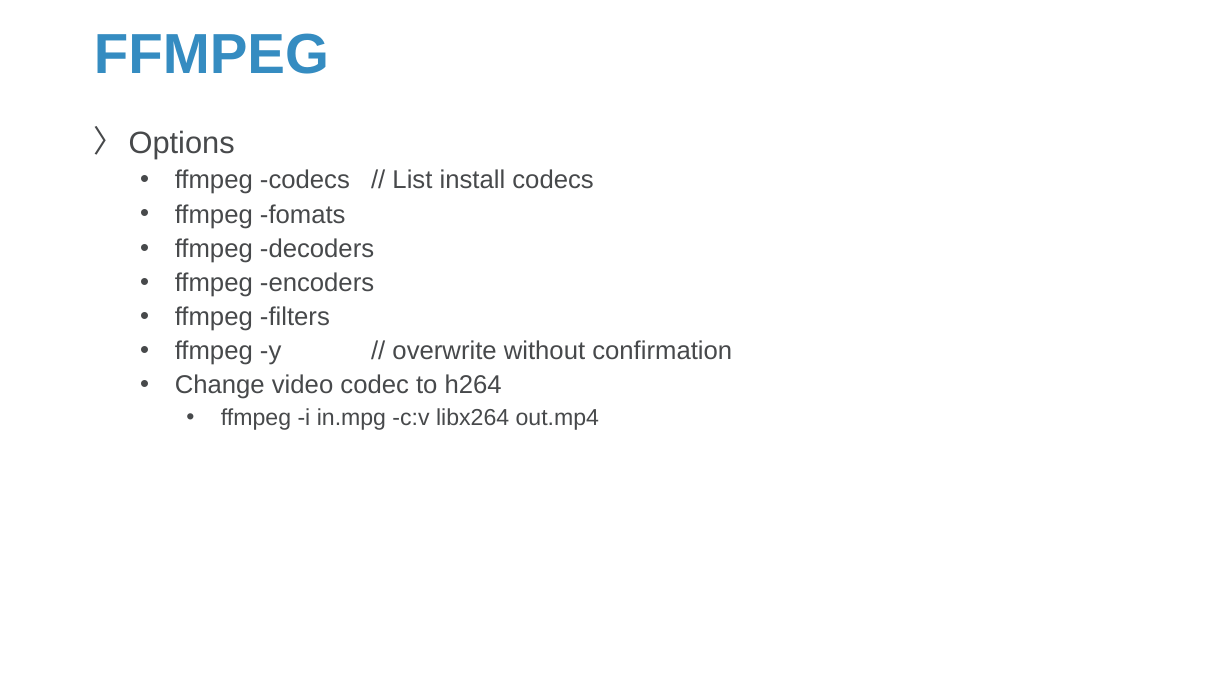
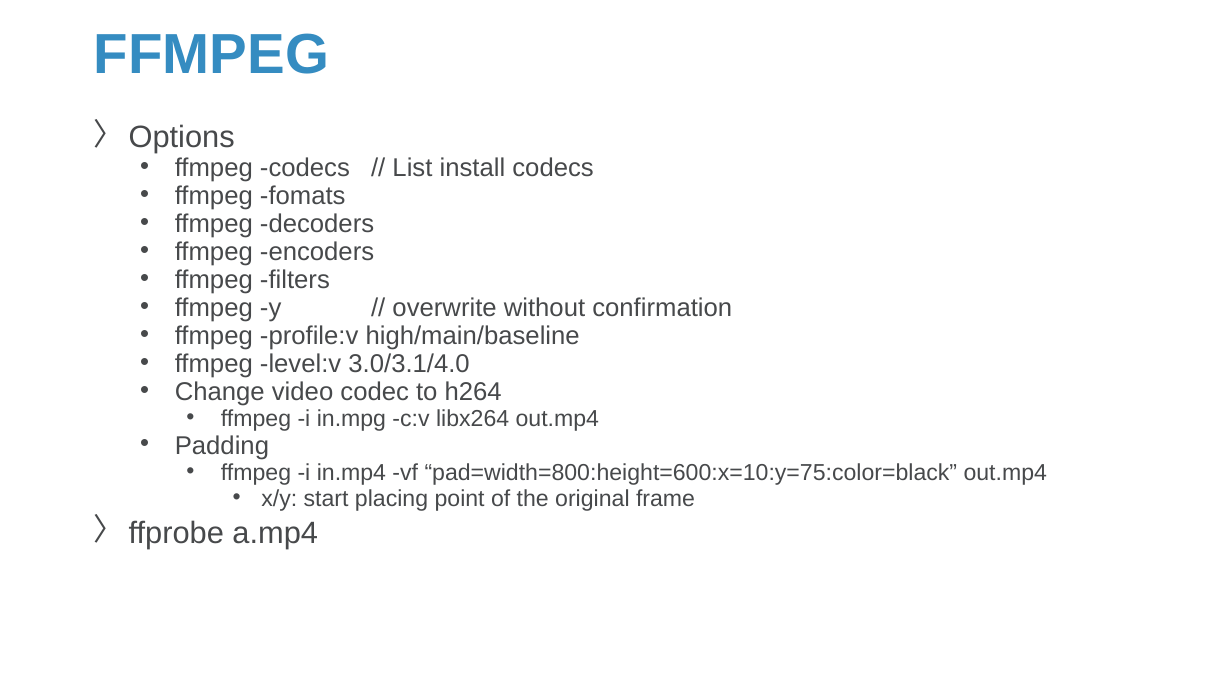
Before and after one commit to Sparks-Lu/TechNotes, a slide deck: slide 6 of Misc/Media-Notes.pptx (slide 5 before the commit). Drawn at 1232x693 pixels with LibreOffice and Linux fonts; fonts in the diff are those of the drawing; background and template pictures are left out. Boxes give left, top, right and bottom in pixels: in the first picture for what was removed or moved away, otherwise in the second. Text is boxed around its words. In the diff, an @@ line names an element or a change of style, - is before the commit and + after.

```diff
--- a/Misc/Media-Notes.pptx
+++ b/Misc/Media-Notes.pptx
@@ text at (129, 124, 732, 431): line spacing 0.9 to 0.7 @@
@@ text at (175, 325, 580, 378): paragraphs added @@
+  • ffmpeg -profile:v high/main/baseline
+  • ffmpeg -level:v 3.0/3.1/4.0
@@ text at (129, 463, 1047, 549): paragraphs added @@
+  • Padding
+    • ffmpeg -i in.mp4 -vf “pad=width=800:height=600:x=10:y=75:color=black” out.mp4
+      • x/y: start placing point of the original frame
+〉 ffprobe a.mp4
```
Also in this commit, not shown: 2 slides added, 12 other files.
